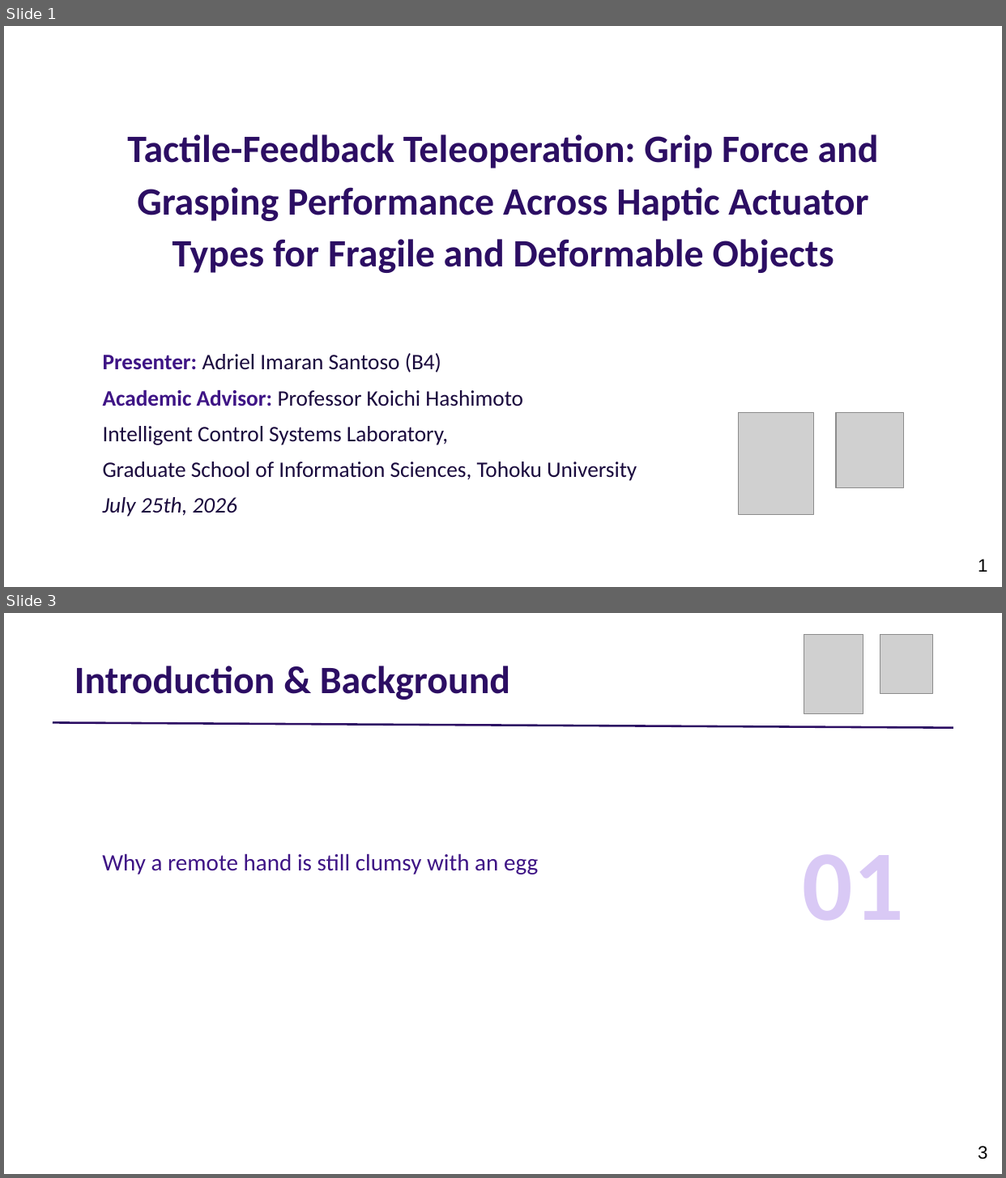
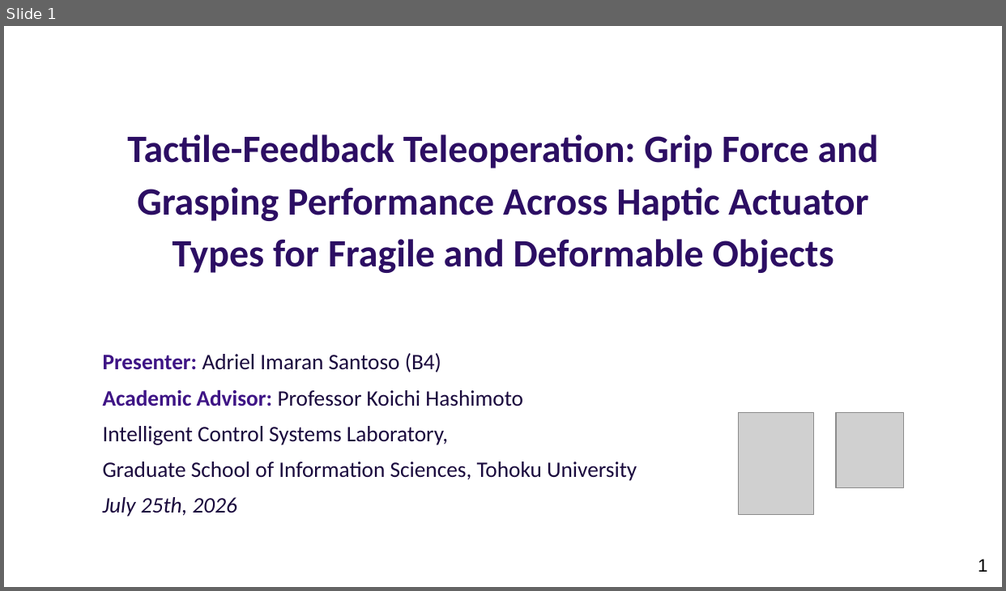
Before and after one commit to adibatic/gripper-haptic, a slide deck: thesis/presentation_slides.pptx. Shown one above the other, each under a label of ours: slides 1 and 3 before the commit, slide 1 after it; the slides between them are not shown. The pictures are 1006x1178 and 1006x591 pixels, drawn with LibreOffice and Linux fonts; fonts in the diff are those of the drawing; grey boxes stand for pictures. Boxes give left, top, right and bottom in pixels: in the first picture for what was removed or moved away, otherwise in the second. Text is boxed around its words. In the diff, an @@ line names an element or a change of style, - is before the commit and + after.

```diff
--- a/thesis/presentation_slides.pptx
+++ b/thesis/presentation_slides.pptx
@@ slide 3 removed at <box>4,613,1002,1174</box>, background #FFFFFF @@
@@ picture removed at <box>804,634,863,713</box> @@
@@ picture removed at <box>880,634,933,693</box> @@
@@ text removed at <box>74,666,510,700</box> @@
-Introduction & Background
@@ line removed from (53, 723) to (953, 728) @@
@@ text removed at <box>102,854,538,875</box> @@
-Why a remote hand is still clumsy with an egg
@@ text removed at <box>803,854,904,921</box> @@
-01
@@ page number removed at <box>978,1146,987,1160</box> @@
-3
```
Also in this commit, not shown: 5 slides changed, 11 slides added, 13 other slides removed, 3 other files.
